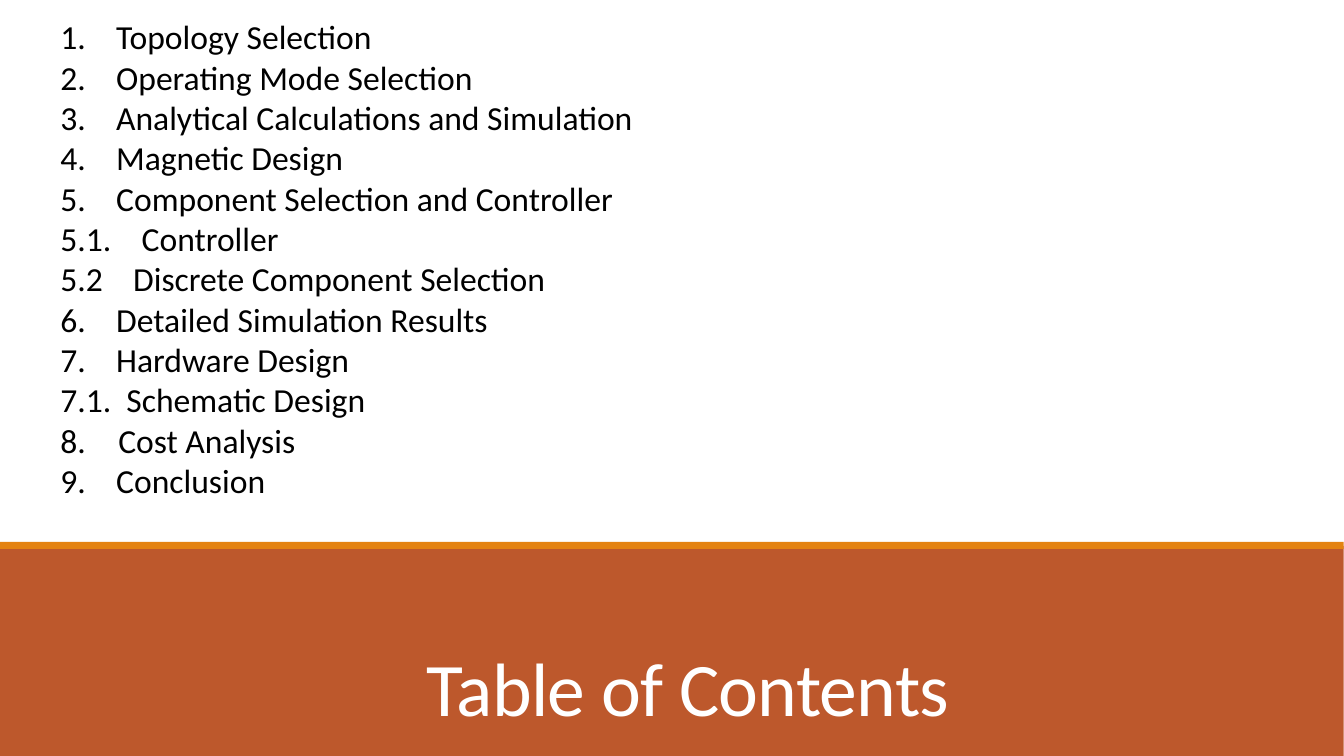
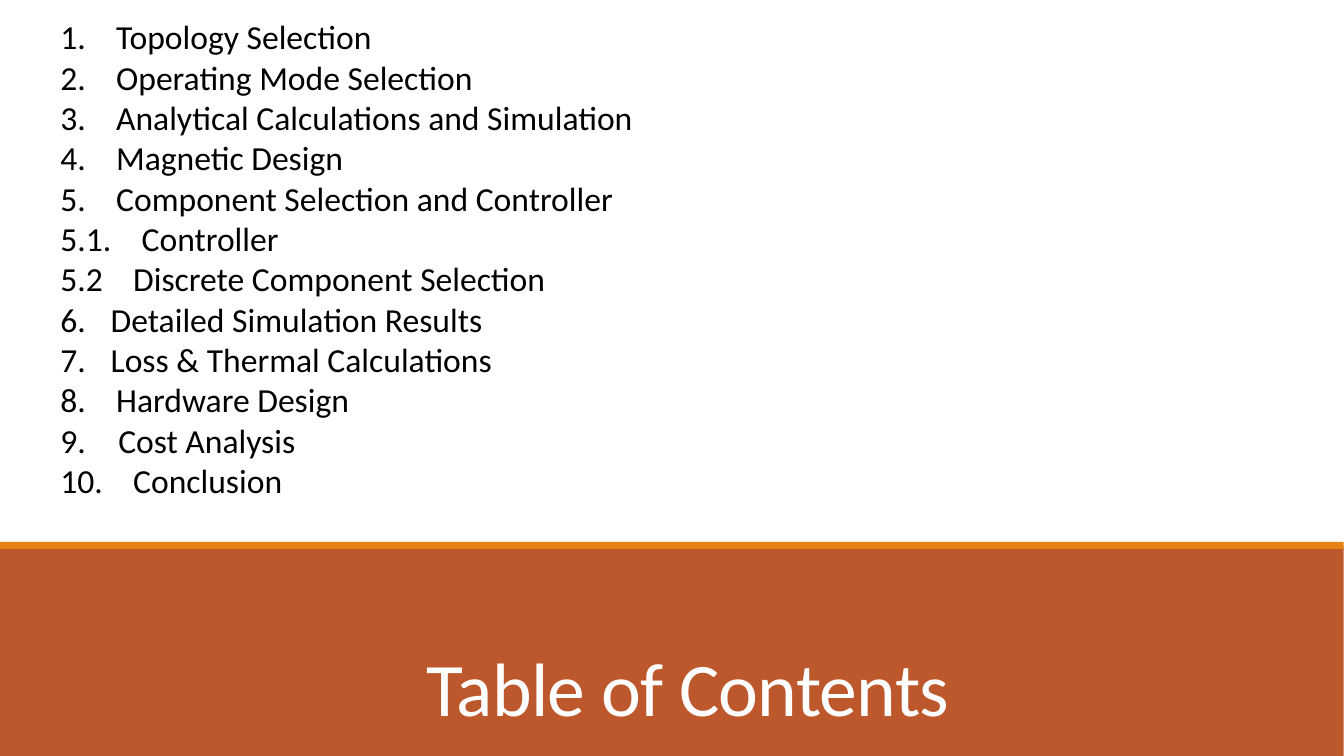
Before and after one commit to EnesCanbolat/EE464_Project, a slide deck: slide 2 of Presentations/464_FB_SUNUM Enes.pptx. Drawn at 1344x756 pixels with LibreOffice and Linux fonts; fonts in the diff are those of the drawing. Boxes give left, top, right and bottom in pixels: in the first picture for what was removed or moved away, otherwise in the second. Text is boxed around its words. In the diff, an @@ line names an element or a change of style, - is before the commit and + after.

Commit message:
Updated version

```diff
--- a/Presentations/464_FB_SUNUM Enes.pptx
+++ b/Presentations/464_FB_SUNUM Enes.pptx
@@ text at (x1=60, y1=308, x2=491, y2=494): text changed @@
-6. Detailed Simulation Results
-7. Hardware Design
-7.1. Schematic Design
-8. Cost Analysis
-9. Conclusion
+6. Detailed Simulation Results
+7. Loss & Thermal Calculations
+8. Hardware Design
+9. Cost Analysis
+10. Conclusion
```
Also in this commit, not shown: 15 other slides changed.
